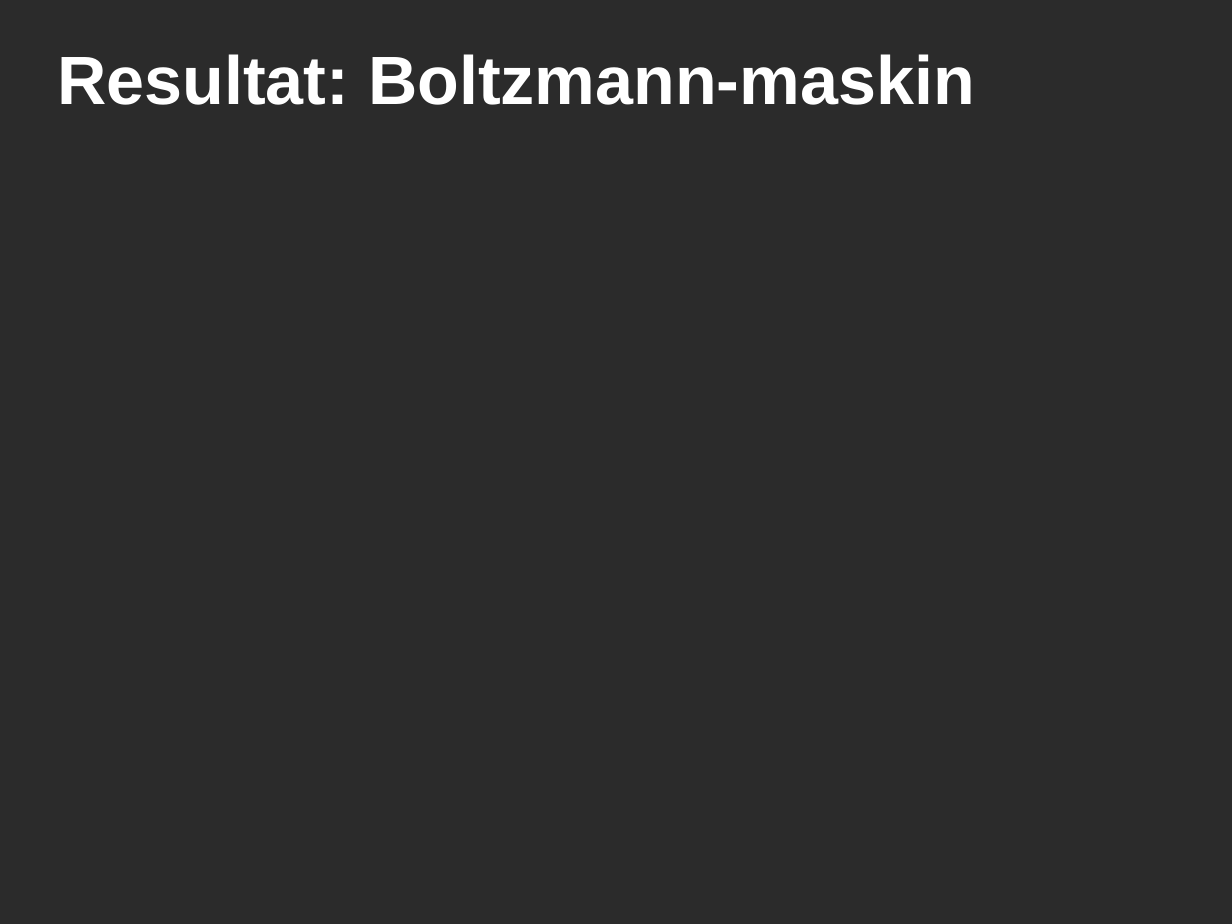
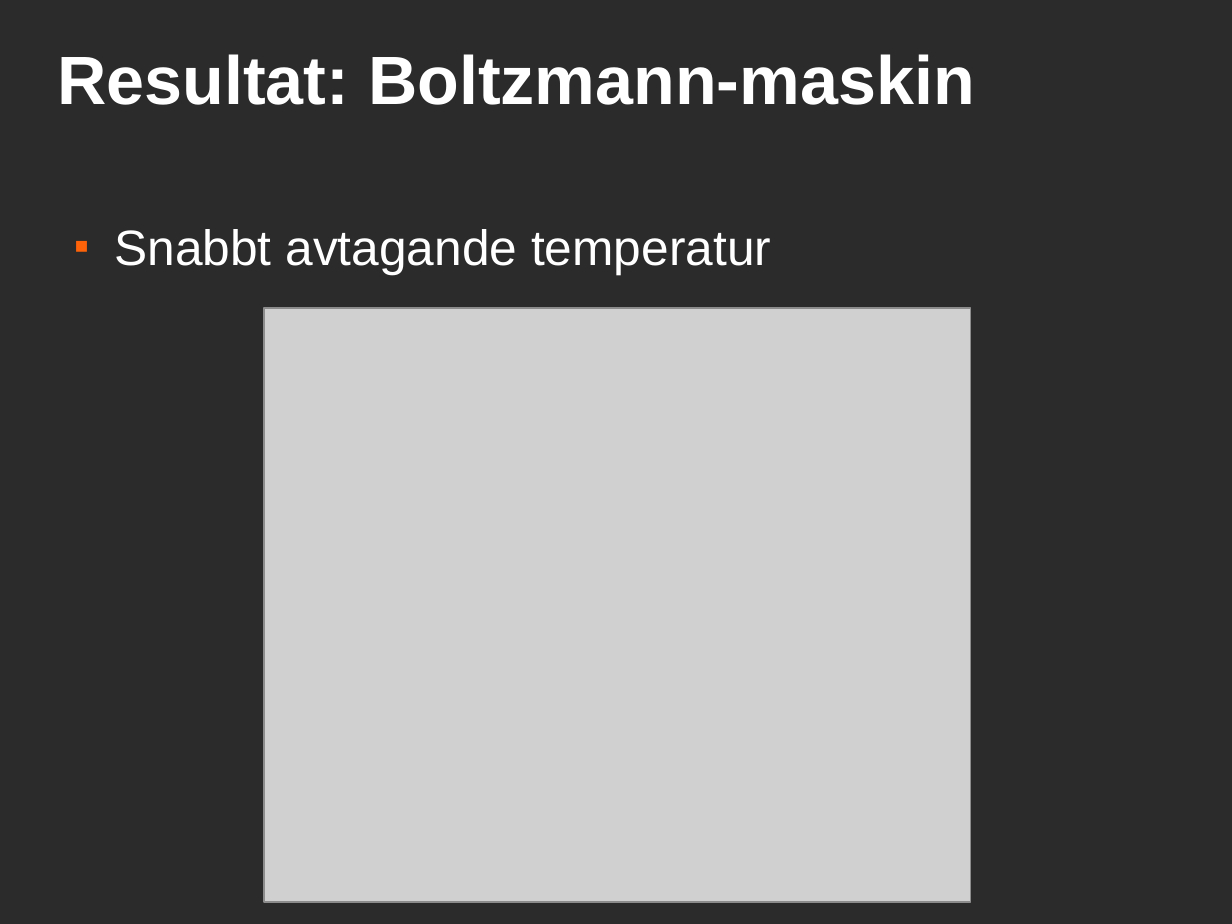
Before and after one commit to davnils/kex-sudoku, a slide deck: slide 10 of report/presentation.odp. Drawn at 1232x924 pixels with LibreOffice and Linux fonts; fonts in the diff are those of the drawing; grey boxes stand for pictures; background and template pictures are left out; a plain dark background stands for a picture behind light text. Boxes give left, top, right and bottom in pixels: in the first picture for what was removed or moved away, otherwise in the second. Text is boxed around its words. In the diff, an @@ line names an element or a change of style, - is before the commit and + after.

```diff
--- a/report/presentation.odp
+++ b/report/presentation.odp
@@ text added at box(114, 229, 771, 275), 32 pt, text #FFFFFF @@
+■ Snabbt avtagande temperatur
@@ picture added at box(264, 309, 970, 902) @@
```
Also in this commit, not shown: 1 other slide changed, 1 slide added.
